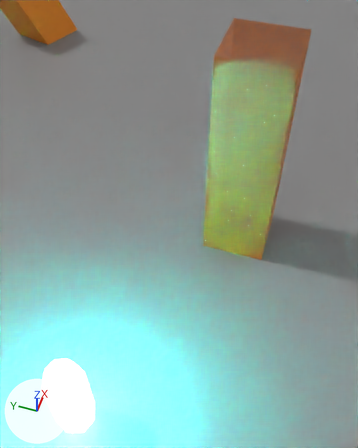
An edit to the Blender file examples/bevy_gltf_blueprints/basic_save/assets/advanced.blend, drawn before and after from the same camera.
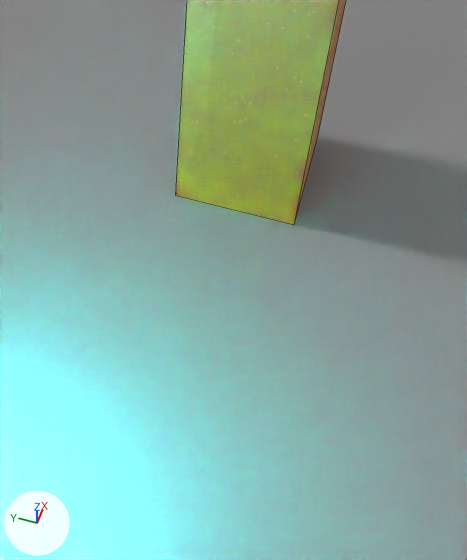
Old and new are each drawn from a 50 mm camera at (0.94, -12.89, 13.05) aimed at (11.62, -9.43, 0.54) and again close up on the part from 33% to 97% of the width and 33% to 95% of the height. The axes (+X, +Y, +Z) are drawn at lower left. The lights are the same throughout. The close-ups show mesh edges as thin lines.

Names of what the first close-up shows: 'Ground', 'Pillar.002'.
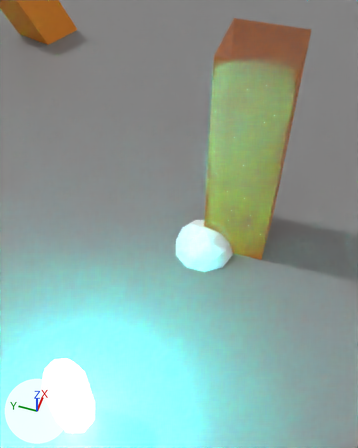
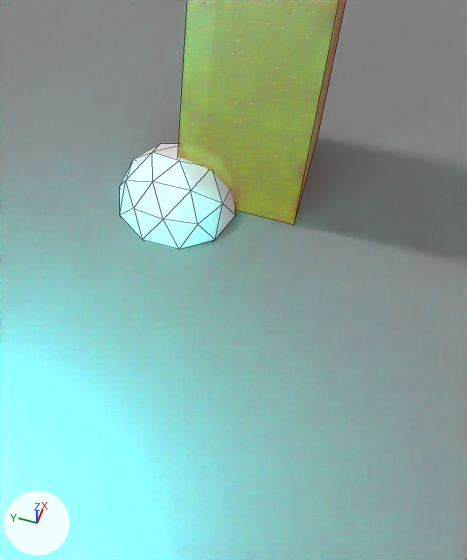
Where the change shows, as pixel boxes (x1, y1, x2, y2) in the close-ups (467 x 560 px):
'Sphero', added: after (120, 143, 236, 249)

The change, as a list of edits to the scene's bpy script:
```text
Add me_icosphere_003:
    me_icosphere_003.from_pydata(...)  # an icosphere of 80 faces spanning x -0.95..0.95, y -1.0..1.0, z -1.0..1.0
Add col_sphero:
    col_sphero = bpy.data.collections.new('Sphero')
    col_sphero.objects.link(ob_icosphere)
Add ob_icosphere:
    ob_icosphere = bpy.data.objects.new('Icosphere', me_icosphere_003)
    ob_icosphere.location = (0.0, 0.0, 0.0)
Add ob_sphero:
    ob_sphero = bpy.data.objects.new('Sphero', None)
    ob_sphero.location = (11.3, -10.41, 0.0)
    ob_sphero.instance_type = 'COLLECTION'
    ob_sphero.instance_collection = col_sphero
```
